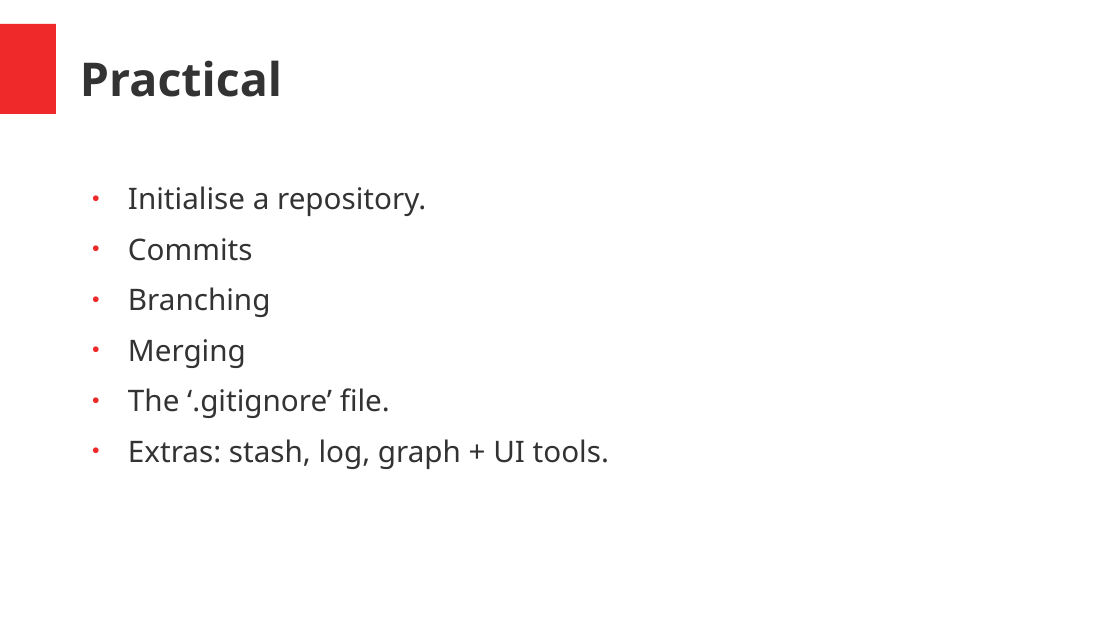
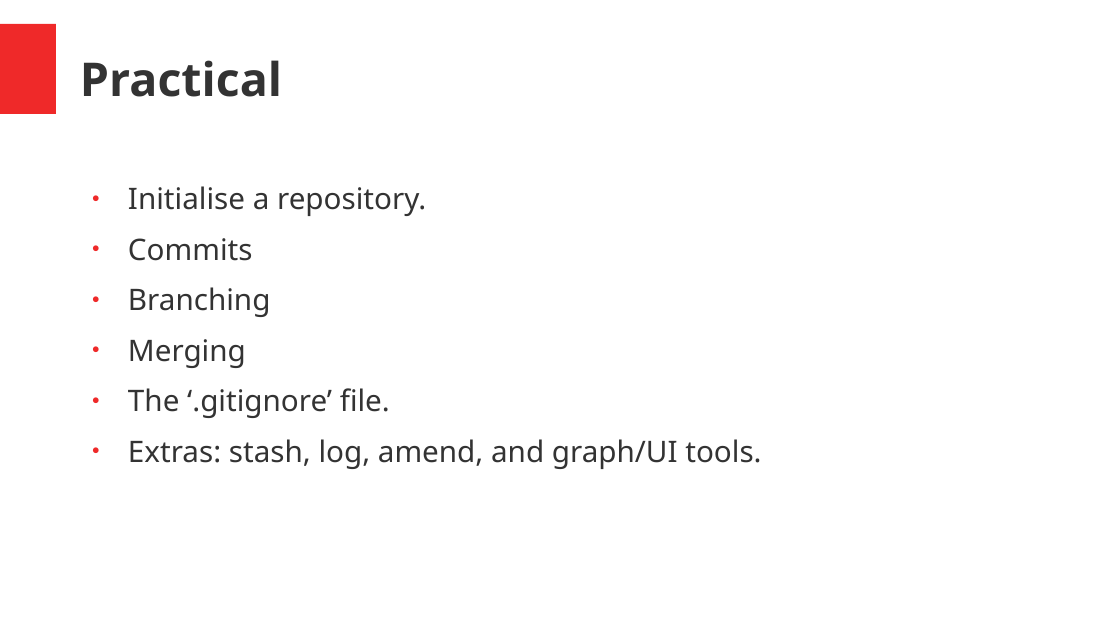
Before and after one commit to jdockerty/git-workshop, a slide deck: slide 8 of presentation/git-fundamentals-networkchuck.odp. Drawn at 1120x630 pixels with LibreOffice and Linux fonts; fonts in the diff are those of the drawing. Boxes give left, top, right and bottom in pixels: in the first picture for what was removed or moved away, otherwise in the second. Text is boxed around its words. In the diff, an @@ line names an element or a change of style, - is before the commit and + after.

```diff
--- a/presentation/git-fundamentals-networkchuck.odp
+++ b/presentation/git-fundamentals-networkchuck.odp
@@ text at (128,439,761,469): text changed @@
-● Extras: stash, log, graph + UI tools.
+● Extras: stash, log, amend, and graph/UI tools.
```
Also in this commit, not shown: 1 other slide changed.
